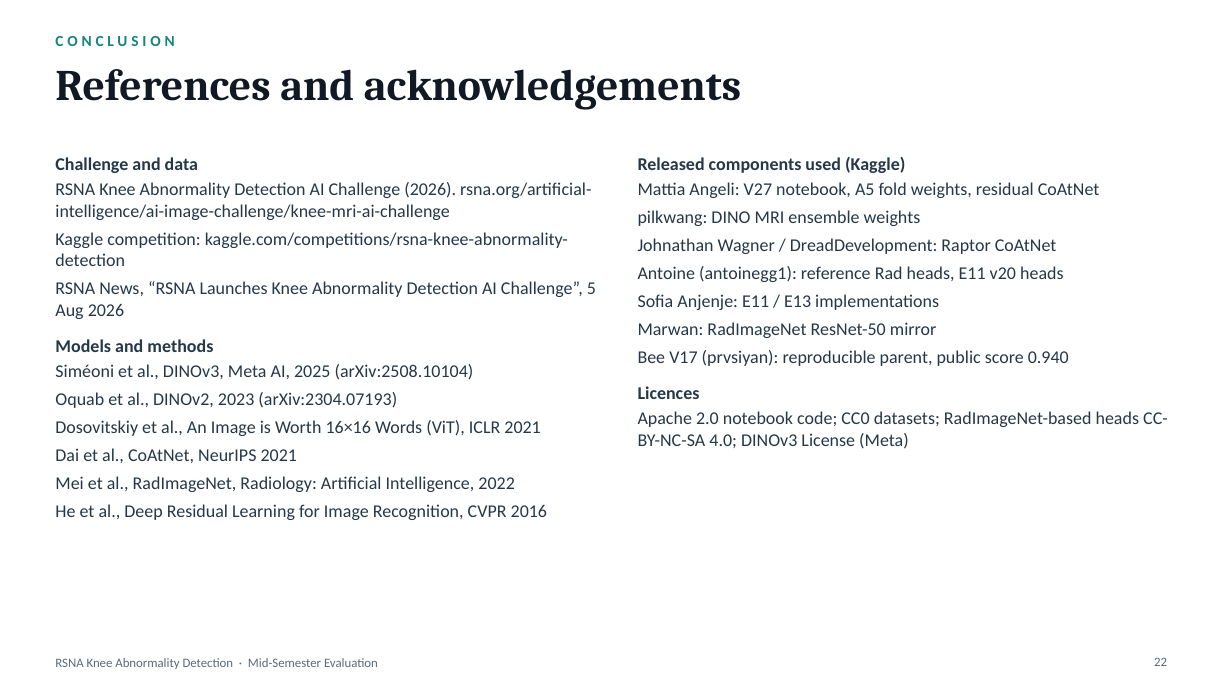
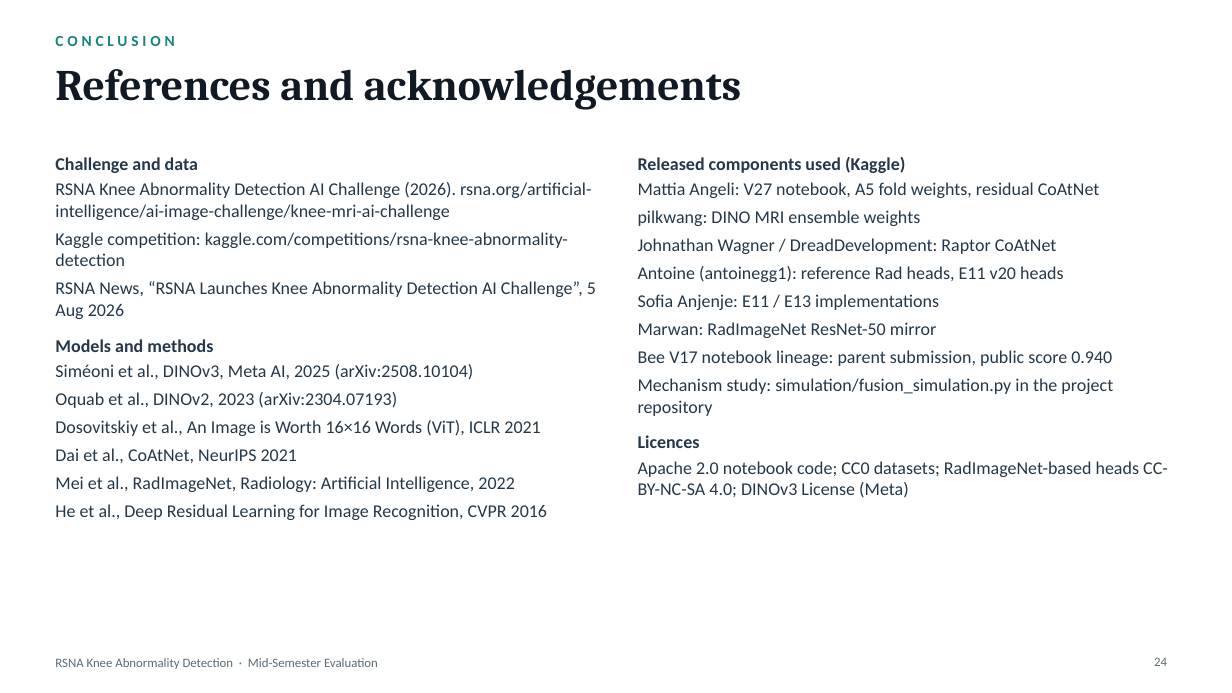
Before and after one commit to abhijitkar10/Sarth, a slide deck: slide 24 of RSNA_Knee_MRI_MidSem_Deck.pptx (slide 22 before the commit). Drawn at 1232x693 pixels with LibreOffice and Linux fonts; fonts in the diff are those of the drawing. Boxes give left, top, right and bottom in pixels: in the first picture for what was removed or moved away, otherwise in the second. Text is boxed around its words. In the diff, an @@ line names an element or a change of style, - is before the commit and + after.

```diff
--- a/RSNA_Knee_MRI_MidSem_Deck.pptx
+++ b/RSNA_Knee_MRI_MidSem_Deck.pptx
@@ text at [638, 350, 1113, 416]: text changed @@
-Bee V17 (prvsiyan): reproducible parent, public score 0.940
+Bee V17 notebook lineage: parent submission, public score 0.940
+Mechanism study: simulation/fusion_simulation.py in the project repository
@@ page number at [1154, 657, 1167, 666]: text changed @@
-22
+24
```
Also in this commit, not shown: 9 other slides changed, 2 slides added, 3 other files.
